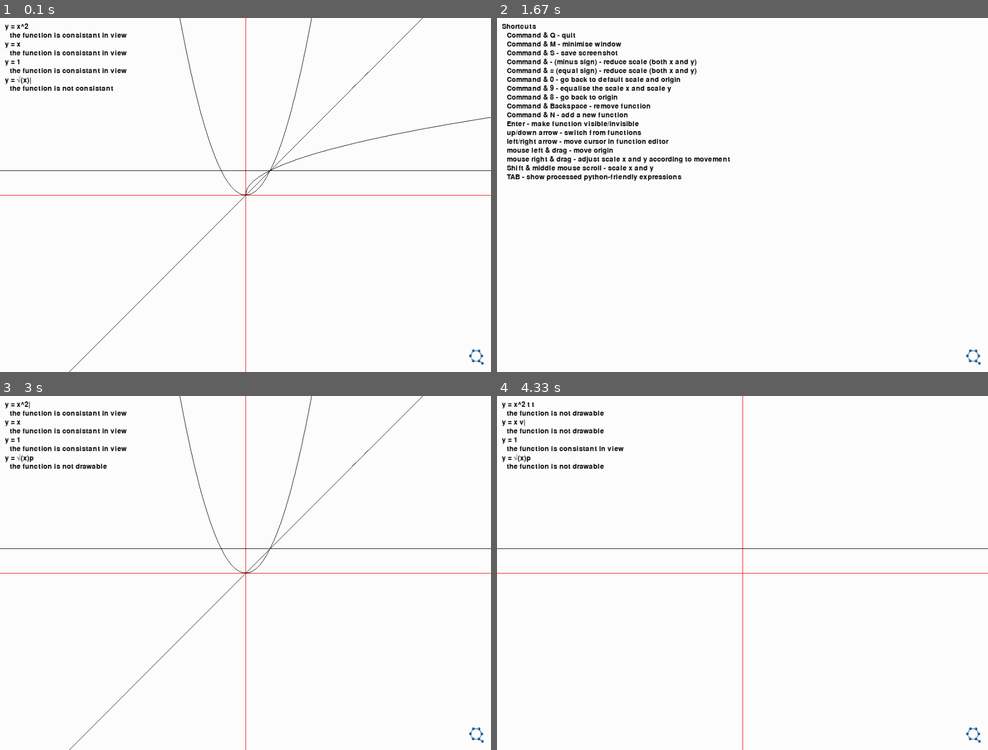
Above: before the commit, frames 1-4 (two rows, left to right).
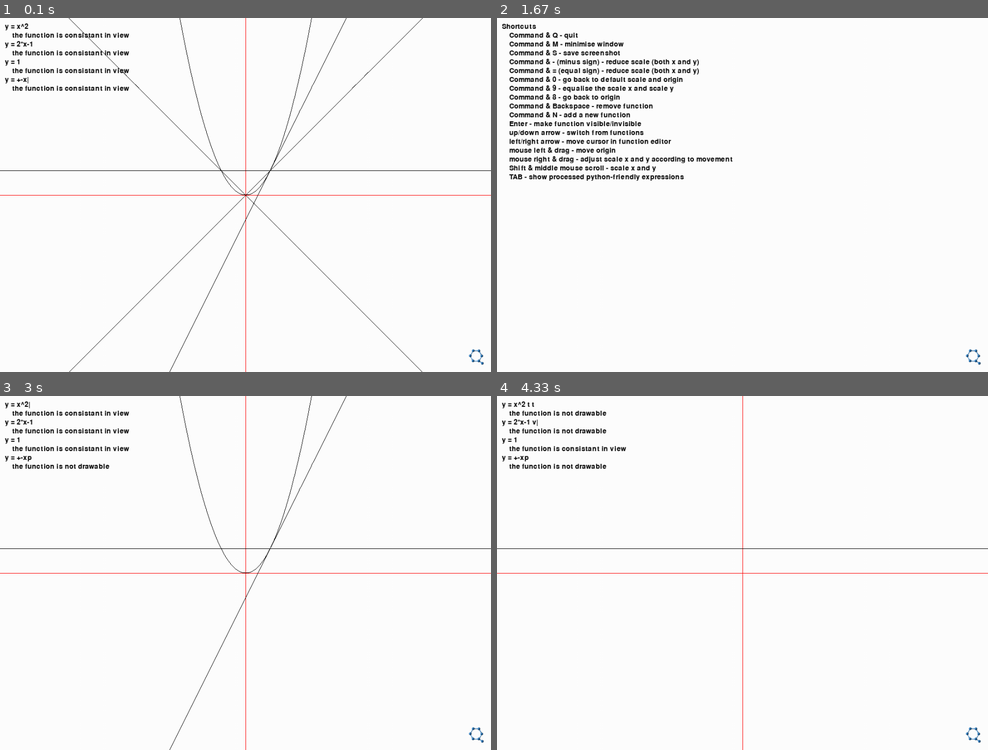
Above: after the commit, the same moments.

Repository: Quark-Games/YEquals
Game: pygame game, started from func_sim.py
The game is run twice, just before and just after one commit, with the same random seed, the same clock (stepped at 60 frames per second) and the same inputs.
Inputs (mouse positions are in pixels of both pictures, inside the frame that each line leads up to):
- Up to frame 1 (0.1 s): no input
- Up to frame 2 (1.67 s): hold P 0.33-0.8 s; hold Right 0.33-0.8 s; hold Tab 0.83-1.3 s; hold Right 0.83-1.3 s; click (978, 361) at 1.38 s
- Up to frame 3 (3 s): click (127, 576) at 2.22 s; hold Up 2.5-2.97 s
- Up to frame 4 (4.33 s): hold Right 3-3.47 s; tap T at 3.15, 3.65 s; hold Left 3.5-4.03 s; tap Space at 3.57, 3.87, 4.13 s; hold Down from 4.07 s (still down); tap V at 4.22 s

The runs differ from the first frame. In frame 1, 1.6% of the frame differs, in the area x 1-100%, y 0-100%; in frame 2, 5.2%, in the area x 2-48%, y 4-46%; in frame 3, 1.4%; in frame 4, 0.9%.

Commit message:
Finally, ± is added to func sim!

Diff:
--- a/func_sim.py
+++ b/func_sim.py
@@ -30,7 +30,8 @@
 
 SS_PATH = os.path.join(os.path.expanduser('~'), "Desktop", "screenshot.jpg")
 ALTS = ((K_v, '√'),
-        (K_p, 'π'))
+        (K_p, 'π'),
+        (K_t, '±'))
 SHIFTS = ((K_6, "^"),
           (K_8, '*'),
           (K_9, '('),
@@ -39,7 +40,8 @@
 SWITCH = (('√', "sqrt"),
           ('^', "**"),
           ('%', "*0.01"),
-          ('π', "pi"))
+          ('π', "pi"),
+          ("+-", '±'))
 
 
 class File:
@@ -73,8 +75,8 @@
         self.reset()
         self.font = pygame.font.Font(None, 21)
 
-    def put(self, screen, textString):
-        textBitmap = self.font.render(textString, True, BLACK)
+    def put(self, screen, textString, color=BLACK):
+        textBitmap = self.font.render(textString, True, color)
         screen.blit(textBitmap, [self.x, self.y])
         self.y += self.line_height
 
@@ -99,10 +101,10 @@
         self.line_height = 18
 
     def indent(self):
-        self.x += 10
+        self.x += 15
 
     def unindent(self):
-        self.x -= 10
+        self.x -= 15
 
 
 class Coordinate:
@@ -191,26 +193,42 @@
         return exp
 
     def draw(self):
+        exp = self.true_exp()
+        if self.visible:
+            if type(exp) == str:
+                if '±' not in exp:
+                    self.graph(exp)
+                else:
+                    message.indent()
+                    self.graph(exp.replace('±', '+'))
+                    self.graph(exp.replace('±', '-'))
+                    message.unindent()
+            else:
+                pass
+        self.show()
+
+    def graph(self, exp):
         # draw graph of function
-        if self.visible:
-            old_pos = (-1, -1)
-            drawability = display_width
-            for pixel_x in range(0, display_width):
-                try:
-                    x = (pixel_x - coor.origin[0]) / coor.scalex
-                    y = eval(self.true_exp())
-                    pixel_y = coor.origin[1] - y * coor.scaley
-                    temp = 0 < old_pos[1] < display_height
-                    temp = temp or 0 < pixel_y < display_height
-                    if pixel_x - old_pos[0] <= 1 and temp:
-                        pygame.draw.line(display,
-                                         BLACK,
-                                         old_pos,
-                                         (int(pixel_x), int(pixel_y)))
-                    old_pos = (int(pixel_x), int(pixel_y))
-                except Exception:
-                    drawability -= 1
-
+        old_pos = (-1, -1)
+        drawability = display_width
+        for pixel_x in range(0, display_width):
+            try:
+                x = (pixel_x - coor.origin[0]) / coor.scalex
+                y = eval(exp)
+                pixel_y = coor.origin[1] - y * coor.scaley
+                temp = 0 < old_pos[1] < display_height
+                temp = temp or 0 < pixel_y < display_height
+                if pixel_x - old_pos[0] <= 1 and temp:
+                    pygame.draw.line(display,
+                                     BLACK,
+                                     old_pos,
+                                     (int(pixel_x), int(pixel_y)))
+                old_pos = (int(pixel_x), int(pixel_y))
+            except Exception:
+                drawability -= 1
+        self.drawability = drawability
+
+    def show(self):
         # display function expression
         if pygame.key.get_pressed()[K_TAB]:
             message.put(display, "y = " + self.true_exp())
@@ -225,9 +243,9 @@
         # display function status
         if not self.visible:
             msg = "the function is set to invisible"
-        elif not drawability:
+        elif not self.drawability:
             msg = "the function is not drawable"
-        elif drawability != display_width:
+        elif self.drawability != display_width:
             msg = "the function is not consistant"
         else:
             msg = "the function is consistant in view"
Not shown, changed: assets/data
